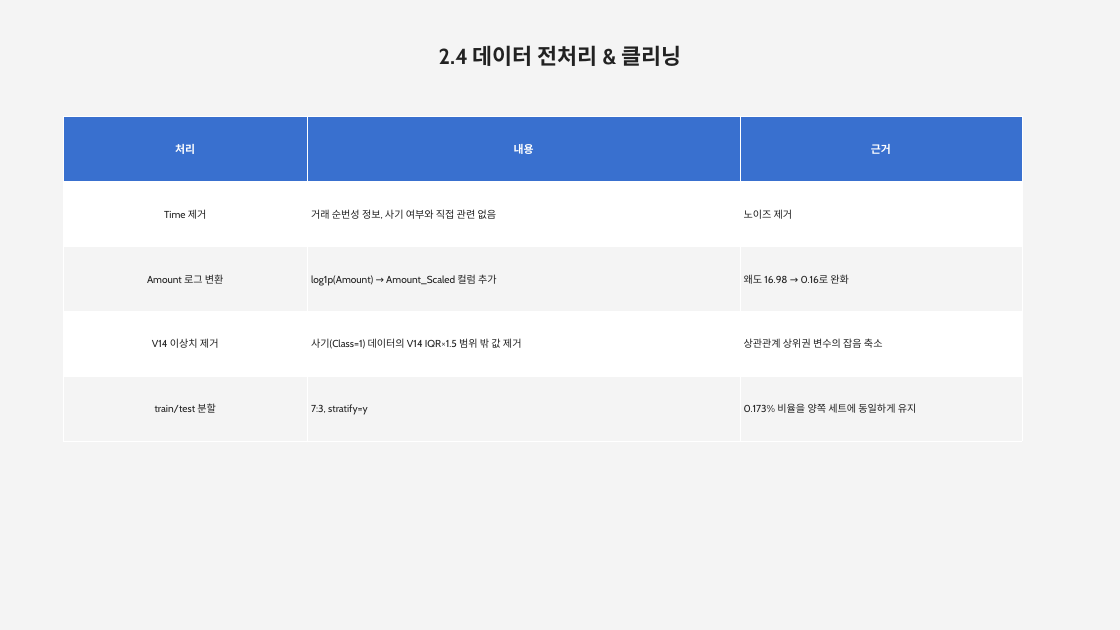
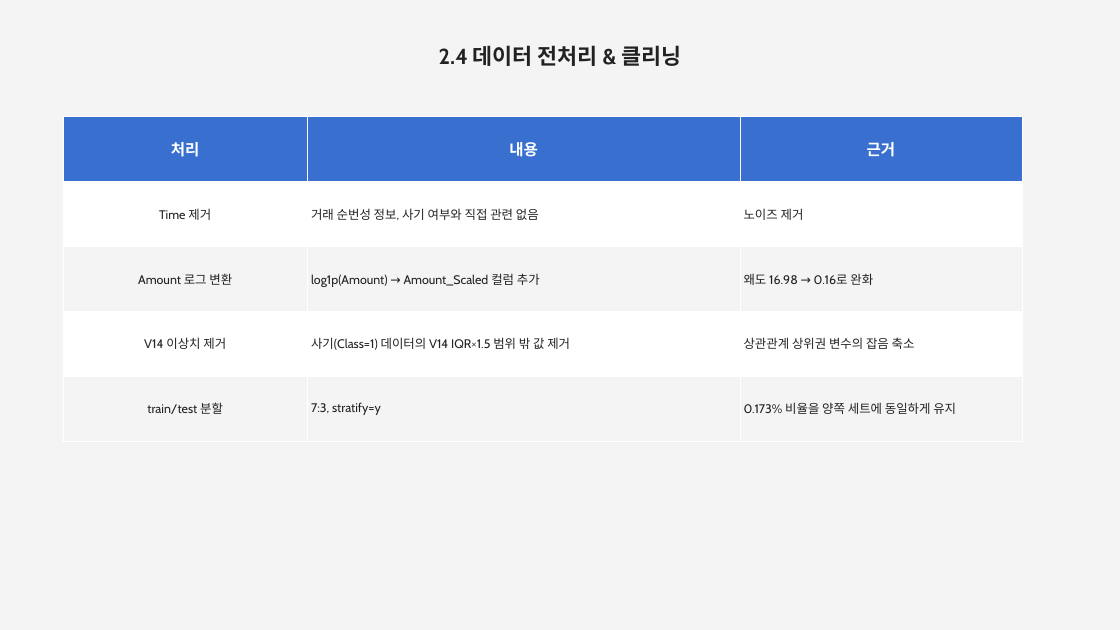
Before and after one commit to jcs19752510-ui/semi_project, a slide deck: slide 8 of report/4차/3_Credit_Card_Fraud_Detection(1).pptx (slide 9 before the commit). Drawn at 1120x630 pixels with LibreOffice and Linux fonts; fonts in the diff are those of the drawing. Boxes give left, top, right and bottom in pixels: in the first picture for what was removed or moved away, otherwise in the second. Text is boxed around its words. In the diff, an @@ line names an element or a change of style, - is before the commit and + after.

```diff
--- a/report/4차/3_Credit_Card_Fraud_Detection(1).pptx
+++ b/report/4차/3_Credit_Card_Fraud_Detection(1).pptx
@@ table at (63, 116, 1022, 441) @@
@@ size 14 to 20 pt in "처리", "내용", "근거" @@
@@ size 13 to 16 pt @@
```
Also in this commit, not shown: 9 other slides changed, 1 slide removed, 2 other files.
